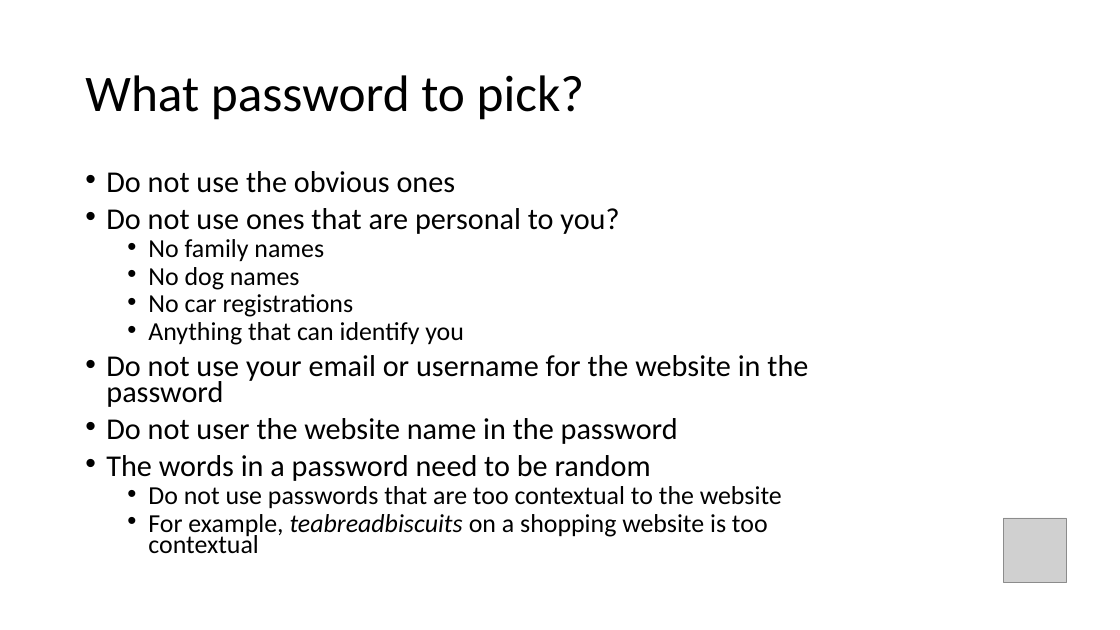
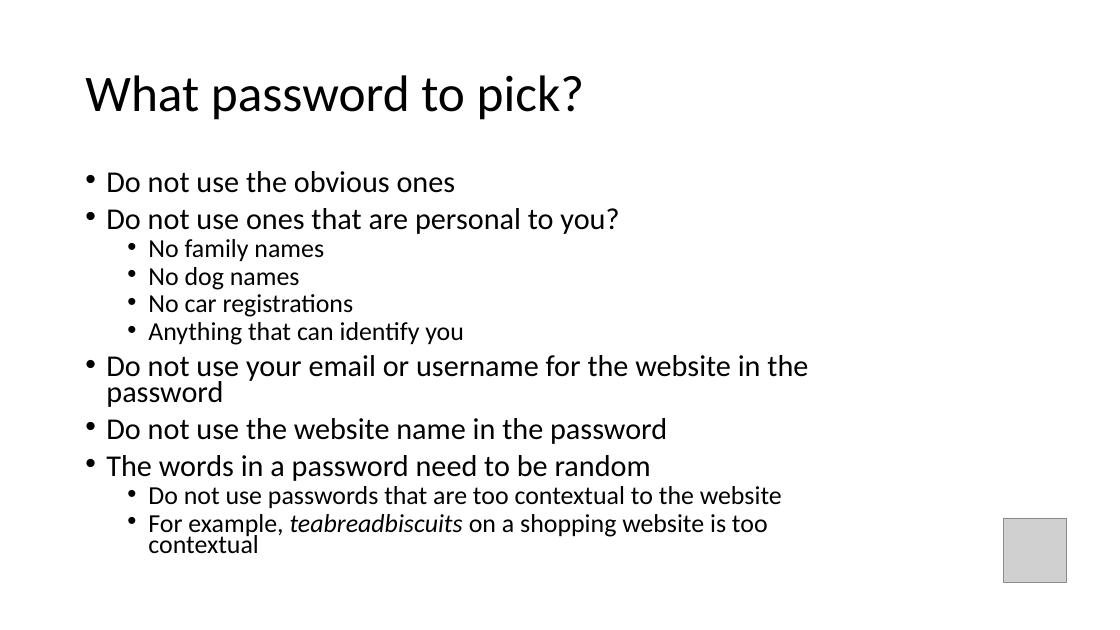
Before and after one commit to UoS-SCCS/PUPS, a slide deck: slide 11 of assets/downloads/Lesson1-SlidePack-includingActivity3Summary.pptx. Drawn at 1120x630 pixels with LibreOffice and Linux fonts; fonts in the diff are those of the drawing; grey boxes stand for pictures. Boxes give left, top, right and bottom in pixels: in the first picture for what was removed or moved away, otherwise in the second. Text is boxed around its words. In the diff, an @@ line names an element or a change of style, - is before the commit and + after.

```diff
--- a/assets/downloads/Lesson1-SlidePack-includingActivity3Summary.pptx
+++ b/assets/downloads/Lesson1-SlidePack-includingActivity3Summary.pptx
@@ text at (x1=106, y1=418, x2=667, y2=444): text changed @@
-• Do not user the website name in the password
+• Do not use the website name in the password
```
Also in this commit, not shown: 1 other slide changed, 10 other files.
